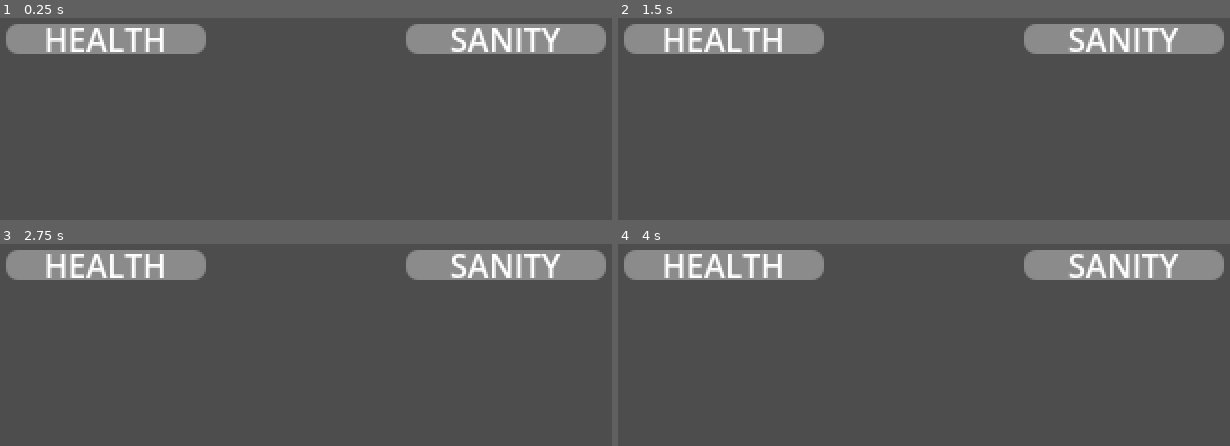
Above: before the commit, frames 1-4 (two rows, left to right).
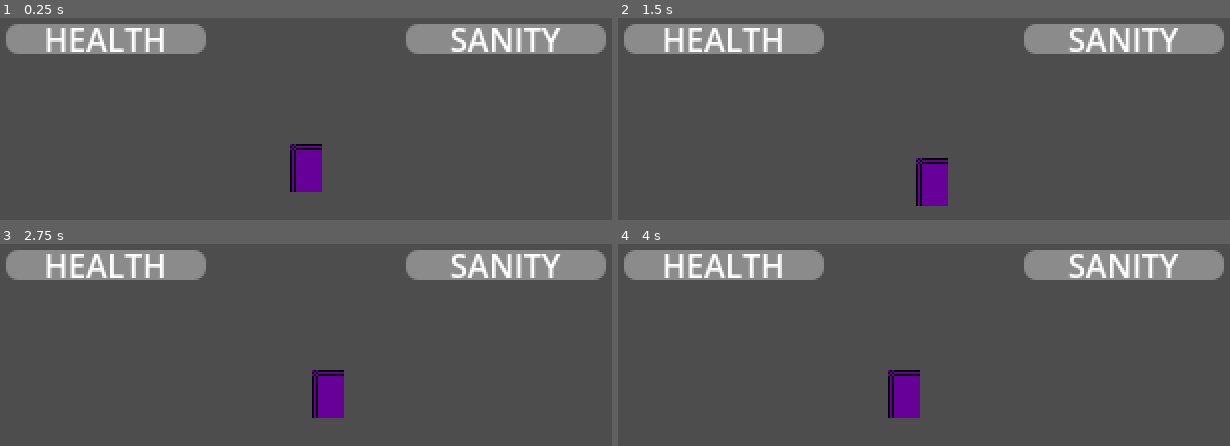
Above: after the commit, the same moments.

Repository: Naginni21/rpg-2d
Game: Godot game, scene res://scenes/main.tscn
Same seed, same stepped clock (60 frames per second), same inputs: the game is played once before the commit and once after it.
Inputs:
- Up to frame 1 (0.25 s): no input
- Up to frame 2 (1.5 s): tap Enter at 0.5 s; hold D (move_right) 0.53-1.28 s; hold E (interact) 0.53-1.28 s; hold S (move_down) from 1.28 s (still down); tap E (interact) at 1.35 s
- Up to frame 3 (2.75 s): release S (move_down) at 2.03 s; hold D (move_right) from 2.03 s (still down); hold E (interact) from 2.03 s (still down)
- Up to frame 4 (4 s): release D (move_right) at 2.78 s; release E (interact) at 2.78 s; hold W (move_up) 2.78-3.53 s; tap E (interact) at 2.85 s; hold A (move_left) from 3.53 s (still down); hold E (interact) from 3.53 s (still down)

The runs differ from the first frame. In frame 1, 1.2% of the frame differs, in the area x 47-53%, y 62-87%; in frame 2, 1.2%; in frame 3, 1.2%; in frame 4, 1.2%.

Commit message:
Add visible placeholder sprite for player

Diff:
--- a/scenes/player/player.tscn
+++ b/scenes/player/player.tscn
@@ -8,6 +8,9 @@
 [sub_resource type="CircleShape2D" id="CircleShape2D_interact"]
 radius = 20.0
 
+[sub_resource type="PlaceholderTexture2D" id="PlaceholderTexture2D_player"]
+size = Vector2(16, 24)
+
 [node name="Player" type="CharacterBody2D" groups=["player"]]
 collision_layer = 2
 collision_mask = 1
@@ -15,7 +18,9 @@
 
 [node name="Sprite2D" type="Sprite2D" parent="."]
 position = Vector2(0, -8)
+modulate = Color(0.4, 0.3, 0.6, 1)
 texture_filter = 0
+texture = SubResource("PlaceholderTexture2D_player")
 
 [node name="CollisionShape2D" type="CollisionShape2D" parent="."]
 position = Vector2(0, 0)
Not shown: 1 places in scenes/player/player.tscn that only renumber resources
